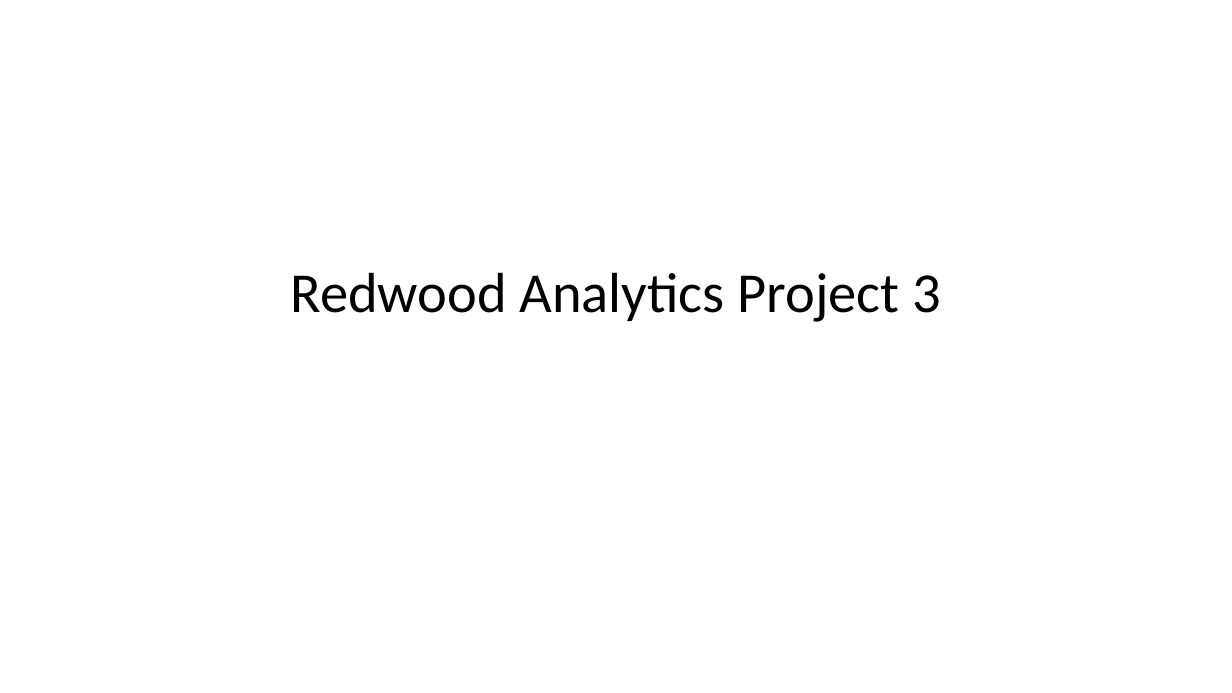
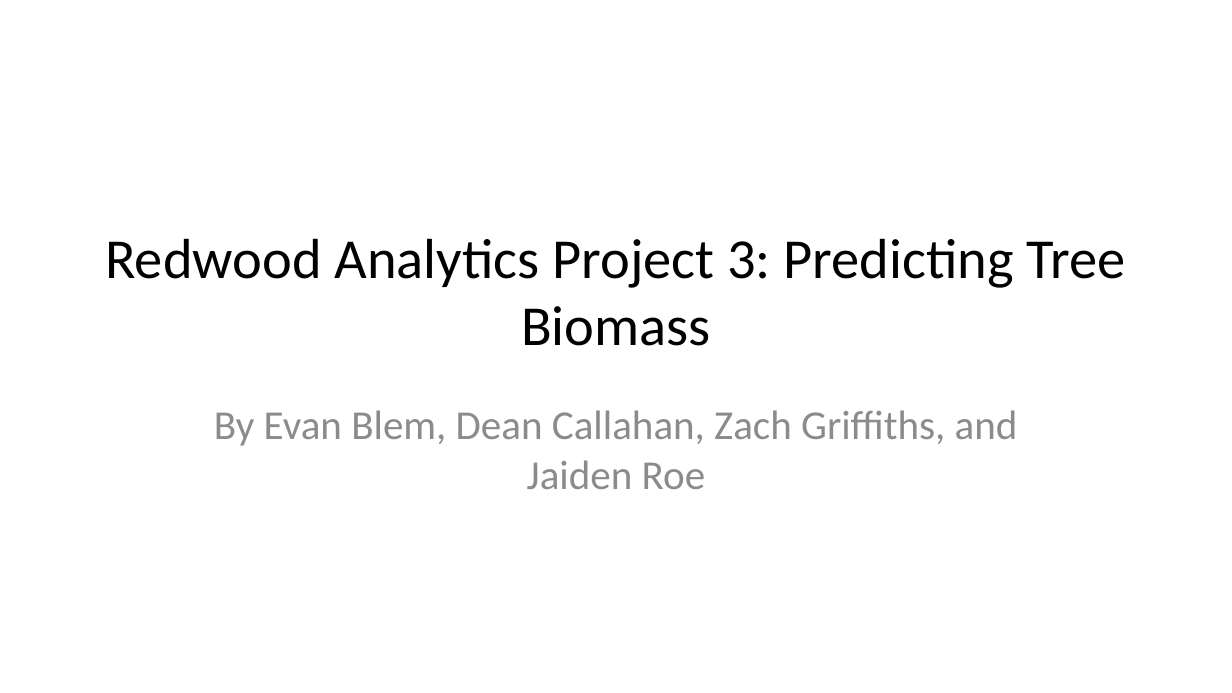
Before and after one commit to deancallahan25/Redwood-Analytics-Portfolio, a slide deck: slide 1 of Project-3/individual-models/data/presentation.pptx. Drawn at 1232x693 pixels with LibreOffice and Linux fonts; fonts in the diff are those of the drawing. Boxes give left, top, right and bottom in pixels: in the first picture for what was removed or moved away, otherwise in the second. Text is boxed around its words. In the diff, an @@ line names an element or a change of style, - is before the commit and + after.

```diff
--- a/Project-3/individual-models/data/presentation.pptx
+++ b/Project-3/individual-models/data/presentation.pptx
@@ title at (105, 238, 1125, 346): text changed @@
-Redwood Analytics Project 3
+Redwood Analytics Project 3: Predicting Tree Biomass
@@ subtitle added at (214, 410, 1018, 489), 24 pt, text #8C8C8C @@
+By Evan Blem, Dean Callahan, Zach Griffiths, and Jaiden Roe
```
Also in this commit, not shown: 4 other slides changed, 8 slides added, 4 slides removed, 1 other file.
